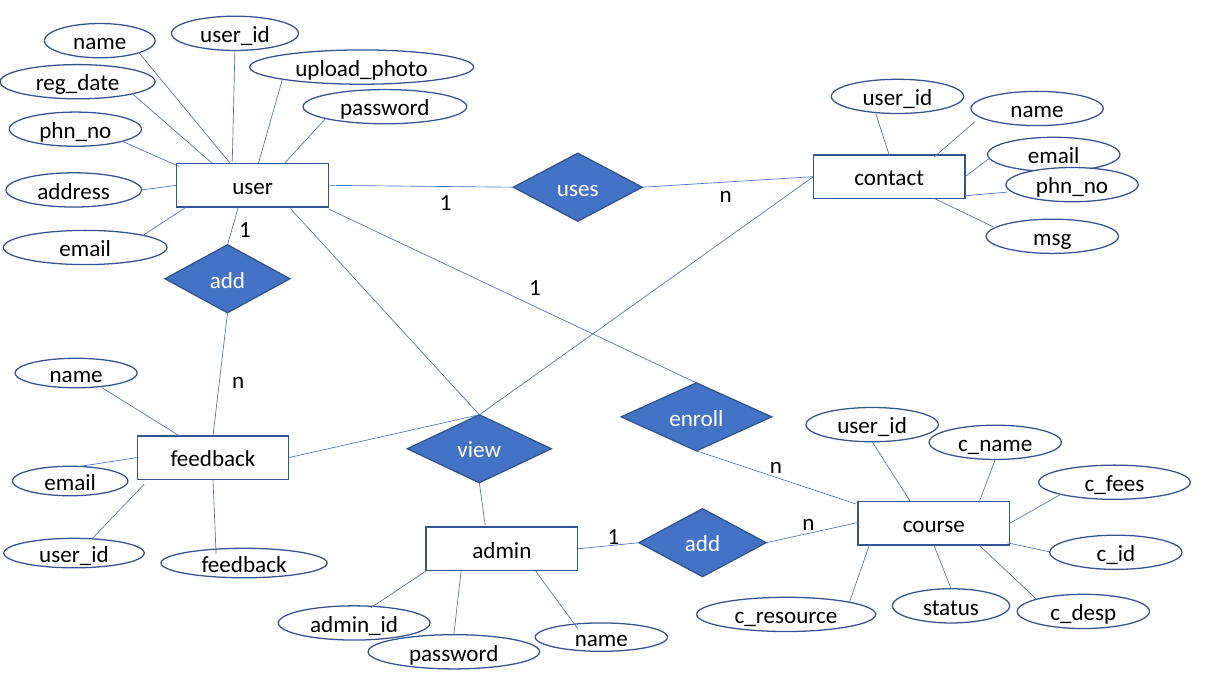
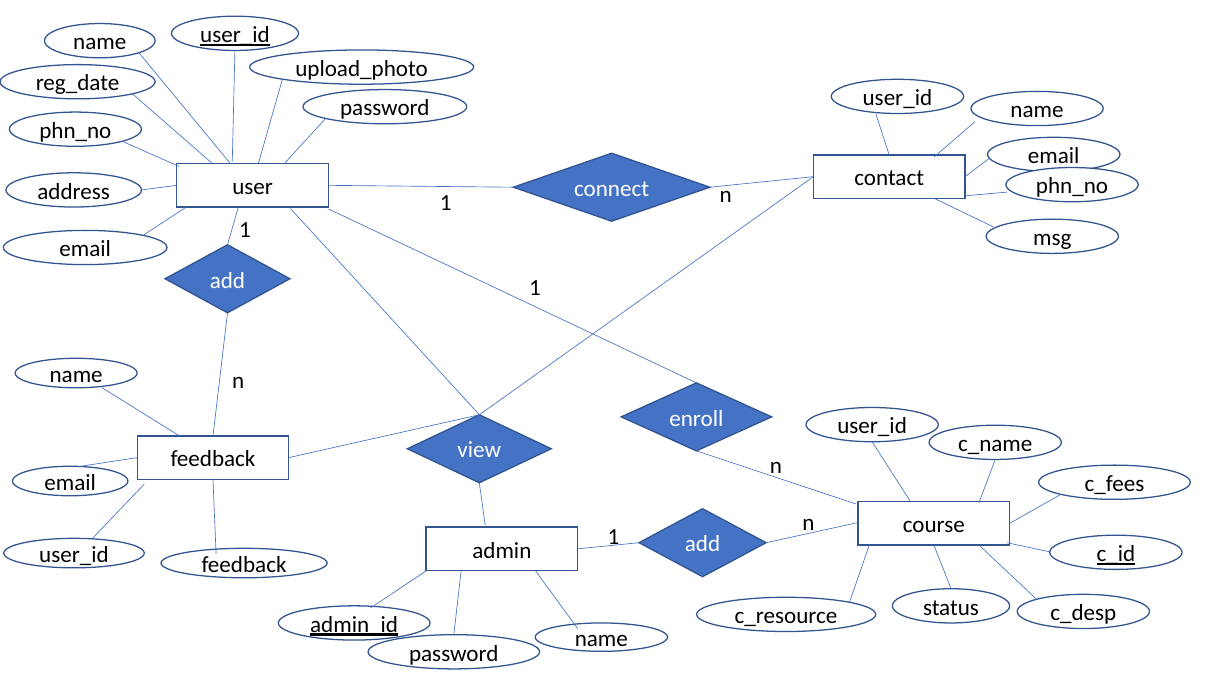
Before and after one commit to rahultr29/project, a slide deck: slide 1 of er_diagram.pptx. Drawn at 1232x693 pixels with LibreOffice and Linux fonts; fonts in the diff are those of the drawing. Boxes give left, top, right and bottom in pixels: in the first picture for what was removed or moved away, otherwise in the second. Text is boxed around its words. In the diff, an @@ line names an element or a change of style, - is before the commit and + after.

```diff
--- a/er_diagram.pptx
+++ b/er_diagram.pptx
@@ diamond "connect": place and size @@
-diamond "connect" at (514,153,643,222)
+diamond "connect" at (514,153,711,222)
@@ line moved from (642, 188) - (813, 177) to (710, 188) - (813, 177) @@
@@ text in diamond at (574,181,649,196): text changed @@
-uses
+connect
@@ underline on in 3 elements at (172,17,299,51), (278,606,430,640), (1050,535,1182,569) @@
```
